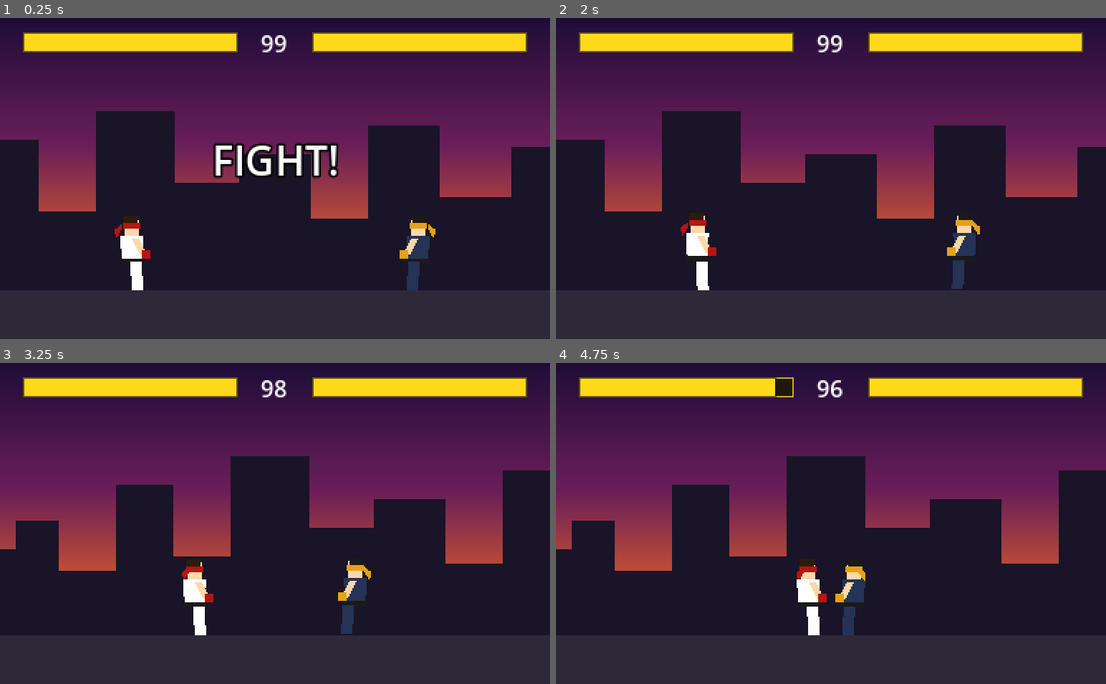
Above: before the commit, frames 1-4 (two rows, left to right).
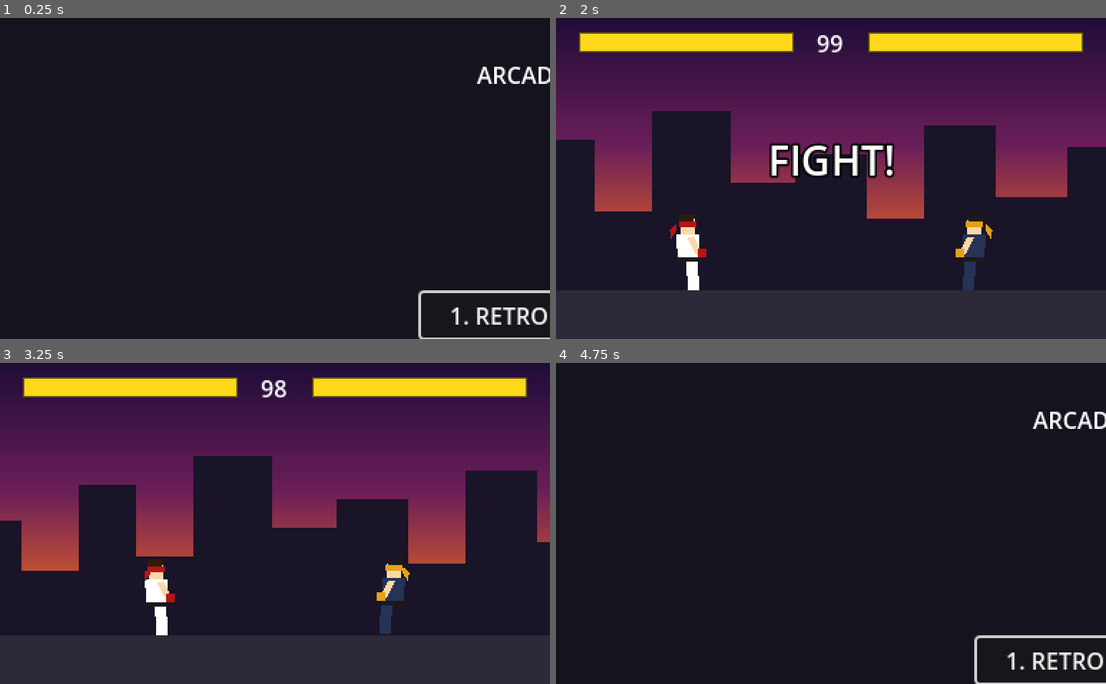
Above: after the commit, the same moments.

Repository: Antares1980/retro-fighter
Game: Godot game, scene res://scenes/Menu.tscn
Same seed, same stepped clock (60 frames per second), same inputs: the game is played once before the commit and once after it. Before the commit the project starts from res://scenes/Main.tscn. Sound files missing from this copy of the repository are replaced by a short silence.
Inputs (mouse positions are in pixels of both pictures, inside the frame that each line leads up to):
- Up to frame 1 (0.25 s): no input
- Up to frame 2 (2 s): tap Enter (ui_accept) at 0.5, 0.77, 0.8, 1.07 s; move the mouse to (952, 162) at 0.52 s; hold D (p1_right) 0.53-1.25 s; hold J (p1_punch) 0.53-1.25 s; click (952, 162) at 0.67 s; drag from (721, 194) to (974, 252) at 1.27 s
- Up to frame 3 (3.25 s): move the mouse to (330, 452) at 2.02 s; hold A (p1_left) 2.03-2.75 s; hold Enter (ui_accept) 2.03-2.75 s; tap L (p1_block) at 2.1 s; click (330, 452) at 2.17 s; drag from (247, 587) to (418, 584) at 2.77 s
- Up to frame 4 (4.75 s): move the mouse to (996, 571) at 3.52 s; hold D (p1_right) 3.53-4.25 s; hold J (p1_punch) 3.53-4.25 s; click (996, 571) at 3.67 s; tap Enter (ui_accept) at 3.77, 3.8, 4.07 s; tap Escape (ui_cancel) at 4.15 s; drag from (666, 475) to (853, 597) at 4.27 s

The runs differ from the first frame. In frame 1, 62% of the frame differs, in the area x 0-100%, y 0-100%; in frame 2, 6.5%; in frame 3, 15%; in frame 4, 64%.

Commit message:
feat: Arcade Hub Launcher & Game Selection Menu (Issue #31)

Diff:
--- a/project.godot
+++ b/project.godot
@@ -11,7 +11,7 @@
 [application]
 
 config/name="Retro Fighter"
-run/main_scene="res://scenes/Main.tscn"
+run/main_scene="res://scenes/Menu.tscn"
 config/features=PackedStringArray("4.3", "Forward Plus")
 
 [audio]
--- /dev/null
+++ b/scenes/Menu.tscn
@@ -0,0 +1,74 @@
+[gd_scene load_steps=3 format=3 uid="uid://c7m3nu8hub123"]
+
+[ext_resource type="Script" path="res://scripts/Menu.gd" id="1_menu"]
+[ext_resource type="AudioStream" uid="uid://bl1g7r0tq1ogg" path="res://audio/music/stage_theme.ogg" id="2_audio"]
+
+[node name="Menu" type="Control"]
+custom_minimum_size = Vector2(384, 224)
+layout_mode = 3
+anchors_preset = 15
+anchor_right = 1.0
+anchor_bottom = 1.0
+offset_right = 384.0
+offset_bottom = 224.0
+grow_horizontal = 2
+grow_vertical = 2
+script = ExtResource("1_menu")
+
+[node name="Background" type="ColorRect" parent="."]
+layout_mode = 1
+anchors_preset = 15
+anchor_right = 1.0
+anchor_bottom = 1.0
+grow_horizontal = 2
+grow_vertical = 2
+color = Color(0.08, 0.08, 0.12, 1)
+
+[node name="Title" type="Label" parent="."]
+layout_mode = 1
+anchors_preset = 10
+anchor_right = 1.0
+offset_top = 24.0
+offset_bottom = 56.0
+grow_horizontal = 2
+text = "ARCADE HUB"
+horizontal_alignment = 1
+vertical_alignment = 1
+
+[node name="VBoxContainer" type="VBoxContainer" parent="."]
+layout_mode = 1
+anchors_preset = 8
+anchor_left = 0.5
+anchor_top = 0.5
+anchor_right = 0.5
+anchor_bottom = 0.5
+offset_left = -90.0
+offset_top = -30.0
+offset_right = 90.0
+offset_bottom = 75.0
+grow_horizontal = 2
+grow_vertical = 2
+theme_override_constants/separation = 8
+
+[node name="RetroFighterButton" type="Button" parent="VBoxContainer"]
+layout_mode = 2
+focus_neighbor_bottom = NodePath("../QuitButton")
+focus_next = NodePath("../QuitButton")
+text = "1. RETRO FIGHTER"
+
+[node name="ComingSoonButton" type="Button" parent="VBoxContainer"]
+layout_mode = 2
+focus_mode = 0
+disabled = true
+text = "2. COMING SOON"
+
+[node name="QuitButton" type="Button" parent="VBoxContainer"]
+layout_mode = 2
+focus_neighbor_top = NodePath("../RetroFighterButton")
+focus_previous = NodePath("../RetroFighterButton")
+text = "3. QUIT"
+
+[node name="BGMPlayer" type="AudioStreamPlayer" parent="."]
+stream = ExtResource("2_audio")
+autoplay = false
+bus = &"Music"
--- a/scripts/Main.gd
+++ b/scripts/Main.gd
@@ -10,6 +10,7 @@
 
 signal round_ended(winner_id: int, reason: String)
 signal match_state_changed(old_state: MatchState, new_state: MatchState)
+signal return_to_menu_requested
 
 enum MatchState {
 	ROUND_INTRO,
@@ -35,6 +36,7 @@
 var last_winner_id: int = 0
 var last_reason: String = ""
 var ai_controller: Node = null
+var _returning_to_menu: bool = false
 
 @onready var p1: CharacterBody2D = $P1 if has_node("P1") else null
 @onready var p2: CharacterBody2D = $P2 if has_node("P2") else null
@@ -179,6 +181,26 @@
 func _on_round_started() -> void:
 	_start_bgm_immediate()
 
+func _unhandled_input(event: InputEvent) -> void:
+	if event.is_action_pressed("ui_cancel"):
+		return_to_menu()
+
+func return_to_menu() -> void:
+	if _returning_to_menu:
+		return
+	_returning_to_menu = true
+
+	if get_viewport():
+		get_viewport().set_input_as_handled()
+
+	if is_instance_valid(bgm_player):
+		bgm_player.stop()
+
+	return_to_menu_requested.emit()
+
+	if is_inside_tree() and get_tree() != null and get_tree().current_scene == self:
+		get_tree().change_scene_to_file("res://scenes/Menu.tscn")
+
 func _physics_process(delta: float) -> void:
 	step(delta)
 
--- /dev/null
+++ b/scripts/Menu.gd
@@ -0,0 +1,169 @@
+class_name Menu
+extends Control
+
+## Arcade Hub Launcher & Game Selection Menu.
+## Provides game selection, navigation, audio playback, and guarded transitions.
+
+signal game_selected(scene_path: String)
+signal quit_requested
+
+var _is_transitioning: bool = false
+
+@onready var btn_retro_fighter: Button = $VBoxContainer/RetroFighterButton if has_node("VBoxContainer/RetroFighterButton") else null
+@onready var btn_coming_soon: Button = $VBoxContainer/ComingSoonButton if has_node("VBoxContainer/ComingSoonButton") else null
+@onready var btn_quit: Button = $VBoxContainer/QuitButton if has_node("VBoxContainer/QuitButton") else null
+@onready var bgm_player: AudioStreamPlayer = $BGMPlayer if has_node("BGMPlayer") else null
+
+# Aliases for direct property access and specification compliance
+var RetroFighterButton: Button:
+	get:
+		if btn_retro_fighter == null:
+			_resolve_nodes()
+		return btn_retro_fighter
+
+var ComingSoonButton: Button:
+	get:
+		if btn_coming_soon == null:
+			_resolve_nodes()
+		return btn_coming_soon
+
+var QuitButton: Button:
+	get:
+		if btn_quit == null:
+			_resolve_nodes()
+		return btn_quit
+
+var BGMPlayer: AudioStreamPlayer:
+	get:
+		if bgm_player == null:
+			_resolve_nodes()
+		return bgm_player
+
+func _ready() -> void:
+	_resolve_nodes()
+	_start_bgm()
+	if is_instance_valid(btn_retro_fighter):
+		btn_retro_fighter.grab_focus()
+
+func _start_bgm() -> void:
+	_resolve_nodes()
+	if is_instance_valid(bgm_player) and bgm_player.is_inside_tree():
+		if not bgm_player.playing:
+			bgm_player.play()
+
+func _resolve_nodes() -> void:
+	if btn_retro_fighter == null:
+		btn_retro_fighter = get_node_or_null("VBoxContainer/RetroFighterButton")
+		if btn_retro_fighter == null:
+			btn_retro_fighter = get_node_or_null("RetroFighterButton")
+		if btn_retro_fighter == null:
+			btn_retro_fighter = get_node_or_null("VBoxContainer/btn_retro_fighter")
+		if btn_retro_fighter == null:
+			btn_retro_fighter = get_node_or_null("btn_retro_fighter")
+
+	if btn_coming_soon == null:
+		btn_coming_soon = get_node_or_null("VBoxContainer/ComingSoonButton")
+		if btn_coming_soon == null:
+			btn_coming_soon = get_node_or_null("ComingSoonButton")
+		if btn_coming_soon == null:
+			btn_coming_soon = get_node_or_null("VBoxContainer/btn_coming_soon")
+		if btn_coming_soon == null:
+			btn_coming_soon = get_node_or_null("btn_coming_soon")
+
+	if btn_quit == null:
+		btn_quit = get_node_or_null("VBoxContainer/QuitButton")
+		if btn_quit == null:
+			btn_quit = get_node_or_null("QuitButton")
+		if btn_quit == null:
+			btn_quit = get_node_or_null("VBoxContainer/btn_quit")
+		if btn_quit == null:
+			btn_quit = get_node_or_null("btn_quit")
+
+	if bgm_player == null:
+		bgm_player = get_node_or_null("BGMPlayer")
+
+	if is_instance_valid(btn_retro_fighter) and not btn_retro_fighter.pressed.is_connected(_on_retro_fighter_pressed):
+		btn_retro_fighter.pressed.connect(_on_retro_fighter_pressed)
+	if is_instance_valid(btn_quit) and not btn_quit.pressed.is_connected(_on_quit_pressed):
+		btn_quit.pressed.connect(_on_quit_pressed)
+
+func _unhandled_input(event: InputEvent) -> void:
+	if event.is_action_pressed("p1_down") or event.is_action_pressed("ui_down"):
+		_navigate_down()
+		if get_viewport():
+			get_viewport().set_input_as_handled()
+	elif event.is_action_pressed("p1_up") or event.is_action_pressed("ui_up"):
+		_navigate_up()
+		if get_viewport():
+			get_viewport().set_input_as_handled()
+	elif event.is_action_pressed("p1_punch") or event.is_action_pressed("ui_accept"):
+		_activate_focused_button()
+		if get_viewport():
+			get_viewport().set_input_as_handled()
+
+func _navigate_down() -> void:
+	_resolve_nodes()
+	if is_instance_valid(btn_retro_fighter) and btn_retro_fighter.has_focus():
+		if is_instance_valid(btn_quit):
+			btn_quit.grab_focus()
+	elif is_instance_valid(btn_quit) and btn_quit.has_focus():
+		if is_instance_valid(btn_retro_fighter):
+			btn_retro_fighter.grab_focus()
+	else:
+		if is_instance_valid(btn_quit):
+			btn_quit.grab_focus()
+		elif is_instance_valid(btn_retro_fighter):
+			btn_retro_fighter.grab_focus()
+
+func _navigate_up() -> void:
+	_resolve_nodes()
+	if is_instance_valid(btn_quit) and btn_quit.has_focus():
+		if is_instance_valid(btn_retro_fighter):
+			btn_retro_fighter.grab_focus()
+	elif is_instance_valid(btn_retro_fighter) and btn_retro_fighter.has_focus():
+		if is_instance_valid(btn_quit):
+			btn_quit.grab_focus()
+	else:
+		if is_instance_valid(btn_retro_fighter):
+			btn_retro_fighter.grab_focus()
+
+func _activate_focused_button() -> void:
+	_resolve_nodes()
+	if is_instance_valid(btn_quit) and btn_quit.has_focus():
+		_on_quit_pressed()
+	elif is_instance_valid(btn_retro_fighter) and btn_retro_fighter.has_focus():
+		_on_retro_fighter_pressed()
+	else:
+		_on_retro_fighter_pressed()
+
+func _on_retro_fighter_pressed() -> void:
+	launch_game("res://scenes/Main.tscn")
+
+func launch_game(scene_path: String = "res://scenes/Main.tscn") -> void:
+	if _is_transitioning:
+		return
+	_is_transitioning = true
+
+	if is_instance_valid(bgm_player):
+		bgm_player.stop()
+
+	game_selected.emit(scene_path)
+
+	if is_inside_tree() and get_tree() != null and (get_tree().current_scene == self or get_tree().current_scene == null):
+		get_tree().change_scene_to_file(scene_path)
+
+func _on_quit_pressed() -> void:
+	quit_game()
+
+func quit_game() -> void:
+	if _is_transitioning:
+		return
+	_is_transitioning = true
+
+	if is_instance_valid(bgm_player):
+		bgm_player.stop()
+
+	quit_requested.emit()
+
+	if is_inside_tree() and get_tree() != null and get_tree().current_scene == self:
+		get_tree().quit()
--- a/tests/test_engine_foundation.gd
+++ b/tests/test_engine_foundation.gd
@@ -186,7 +186,7 @@
 func test_main_scene_instantiation() -> void:
 	print("\nScenario: Main Scene Load and Instantiation (AC-11)")
 	var main_scene_path = ProjectSettings.get_setting("application/run/main_scene")
-	assert_equal(main_scene_path, "res://scenes/Main.tscn", "Main scene setting is res://scenes/Main.tscn")
+	assert_equal(main_scene_path, "res://scenes/Menu.tscn", "Main scene setting is res://scenes/Menu.tscn")
 	assert_true(ResourceLoader.exists(main_scene_path), "Main scene file exists")
 	var scene = load(main_scene_path) as PackedScene
 	assert_true(scene != null, "Main scene can be loaded as PackedScene")
--- /dev/null
+++ b/tests/test_menu.gd
@@ -0,0 +1,334 @@
+class_name TestMenu
+extends RefCounted
+
+## Automated Test Suite for Arcade Hub Launcher & Game Selection Menu.
+## Validates Menu scene layout, button navigation, signals, audio playback,
+## out-of-tree execution safety, and in-game return to menu across all match states.
+
+const MenuScene = preload("res://scenes/Menu.tscn")
+const MenuScript = preload("res://scripts/Menu.gd")
+const MainScene = preload("res://scenes/Main.tscn")
+const MainScript = preload("res://scripts/Main.gd")
+
+var passed: int = 0
+var failed: int = 0
+var tree: SceneTree = null
+
+func _init(p_tree: SceneTree = null) -> void:
+	if p_tree != null:
+		tree = p_tree
+	elif Engine.get_main_loop() is SceneTree:
+		tree = Engine.get_main_loop() as SceneTree
+
+func _get_tree() -> SceneTree:
+	if tree != null:
+		return tree
+	if Engine.get_main_loop() is SceneTree:
+		tree = Engine.get_main_loop() as SceneTree
+		return tree
+	return null
+
+func assert_true(condition: bool, message: String) -> void:
+	if condition:
+		passed += 1
+		print("  [PASS] %s" % message)
+	else:
+		failed += 1
+		printerr("  [FAIL] %s" % message)
+
+func assert_false(condition: bool, message: String) -> void:
+	assert_true(not condition, message)
+
+func assert_equal(actual, expected, message: String) -> void:
+	var matches: bool = false
+	if (typeof(actual) == TYPE_FLOAT or typeof(actual) == TYPE_INT) and (typeof(expected) == TYPE_FLOAT or typeof(expected) == TYPE_INT):
+		matches = is_equal_approx(float(actual), float(expected))
+	elif actual is Vector2 and expected is Vector2:
+		matches = (actual as Vector2).is_equal_approx(expected as Vector2)
+	elif actual is Color and expected is Color:
+		matches = (actual as Color).is_equal_approx(expected as Color)
+	else:
+		matches = (actual == expected)
+
+	if matches:
+		passed += 1
+		print("  [PASS] %s (got expected: %s)" % [message, str(expected)])
+	else:
+		failed += 1
+		printerr("  [FAIL] %s (expected: %s, got: %s)" % [message, str(expected), str(actual)])
+
+func run_all(p_tree: SceneTree = null) -> bool:
+	if p_tree != null:
+		tree = p_tree
+	elif tree == null:
+		tree = _get_tree()
+
+	print("\n=== Running Arcade Hub Launcher & Menu Tests ===")
+	test_scenario_1_default_boot_to_arcade_menu_hub()
+	test_scenario_2_launching_retro_fighter_from_menu()
+	test_scenario_3_returning_from_retro_fighter_to_menu()
+	test_scenario_4_placeholder_slot_integrity_and_navigation()
+	test_scenario_5_out_of_tree_execution_and_clean_bypass()
+
+	print("\n=== Menu Test Results: %d passed, %d failed ===" % [passed, failed])
+	return failed == 0
+
+func test_scenario_1_default_boot_to_arcade_menu_hub() -> void:
+	print("\nScenario 1: Default Boot to Arcade Menu Hub")
+	var main_scene_setting = ProjectSettings.get_setting("application/run/main_scene")
+	assert_equal(main_scene_setting, "res://scenes/Menu.tscn", "run/main_scene is res://scenes/Menu.tscn")
+
+	var menu = MenuScene.instantiate()
+	assert_true(menu != null, "scenes/Menu.tscn instantiates cleanly")
+	assert_true(menu is Control, "Menu root is Control")
+	assert_equal(menu.custom_minimum_size, Vector2(384, 224), "Menu custom_minimum_size is 384x224")
+
+	assert_true(menu.has_node("VBoxContainer"), "Menu contains VBoxContainer")
+	assert_true(menu.has_node("VBoxContainer/RetroFighterButton"), "Menu contains RetroFighterButton")
+	assert_true(menu.has_node("VBoxContainer/ComingSoonButton"), "Menu contains ComingSoonButton")
+	assert_true(menu.has_node("VBoxContainer/QuitButton"), "Menu contains QuitButton")
+
+	var btn_rf = menu.get_node("VBoxContainer/RetroFighterButton") as Button
+	var btn_cs = menu.get_node("VBoxContainer/ComingSoonButton") as Button
+	var btn_q = menu.get_node("VBoxContainer/QuitButton") as Button
+
+	assert_equal(btn_rf.text, "1. RETRO FIGHTER", "Option 1 text is '1. RETRO FIGHTER'")
+	assert_equal(btn_cs.text, "2. COMING SOON", "Slot 2 text is '2. COMING SOON'")
+	assert_equal(btn_q.text, "3. QUIT", "Option 3 text is '3. QUIT'")
+
+	assert_true(menu.has_node("BGMPlayer"), "Menu contains BGMPlayer node")
+	var bgm = menu.get_node("BGMPlayer") as AudioStreamPlayer
+	assert_true(bgm != null, "BGMPlayer is an AudioStreamPlayer")
+	assert_equal(bgm.bus, &"Music", "BGMPlayer is assigned to 'Music' bus")
+	assert_false(bgm.autoplay, "BGMPlayer autoplay is false")
+	assert_true(bgm.stream != null, "BGMPlayer has stream assigned")
+	if bgm.stream != null:
+		assert_true(bgm.stream.resource_path.ends_with("stage_theme.ogg"), "BGMPlayer assigned stage_theme.ogg")
+
+	var active_tree = _get_tree()
+	if active_tree != null:
+		active_tree.root.add_child(menu)
+		assert_true(menu.is_inside_tree(), "Menu is added to scene tree")
+		assert_true(menu.bgm_player.playing, "BGMPlayer plays stage_theme.ogg when added to scene tree")
+		menu.bgm_player.stop()
+		active_tree.root.remove_child(menu)
+
+	menu.free()
+
+func test_scenario_2_launching_retro_fighter_from_menu() -> void:
+	print("\nScenario 2: Launching Retro Fighter from Menu")
+	var active_tree = _get_tree()
+	if active_tree == null:
+		printerr("SceneTree not available for Scenario 2")
+		return
+
+	# Subtest 2a: Selection via p1_punch
+	var menu1 = MenuScene.instantiate()
+	active_tree.root.add_child(menu1)
+	assert_true(menu1.btn_retro_fighter.has_focus(), "Initial focus is placed on btn_retro_fighter")
+
+	var emitted_punch: Array = []
+	menu1.game_selected.connect(func(path: String): emitted_punch.append(path))
+
+	var ev_punch = InputEventAction.new()
+	ev_punch.action = "p1_punch"
+	ev_punch.pressed = true
+	menu1._unhandled_input(ev_punch)
+
+	assert_equal(emitted_punch.size(), 1, "p1_punch emits game_selected once")
+	if emitted_punch.size() > 0:
+		assert_equal(emitted_punch[0], "res://scenes/Main.tscn", "p1_punch emits game_selected('res://scenes/Main.tscn')")
+	active_tree.root.remove_child(menu1)
+	menu1.free()
+
+	# Subtest 2b: Selection via ui_accept
+	var menu2 = MenuScene.instantiate()
+	active_tree.root.add_child(menu2)
+	assert_true(menu2.btn_retro_fighter.has_focus(), "Initial focus is placed on btn_retro_fighter")
+
+	var emitted_accept: Array = []
+	menu2.game_selected.connect(func(path: String): emitted_accept.append(path))
+
+	var ev_accept = InputEventAction.new()
+	ev_accept.action = "ui_accept"
+	ev_accept.pressed = true
+	menu2._unhandled_input(ev_accept)
+
+	assert_equal(emitted_accept.size(), 1, "ui_accept emits game_selected once")
+	if emitted_accept.size() > 0:
+		assert_equal(emitted_accept[0], "res://scenes/Main.tscn", "ui_accept emits game_selected('res://scenes/Main.tscn')")
+	active_tree.root.remove_child(menu2)
+	menu2.free()
+
+	# Subtest 2c: Selection via mouse click (pressed signal)
+	var menu3 = MenuScene.instantiate()
+	active_tree.root.add_child(menu3)
+	var emitted_click: Array = []
+	menu3.game_selected.connect(func(path: String): emitted_click.append(path))
+
+	menu3.btn_retro_fighter.pressed.emit()
+	assert_equal(emitted_click.size(), 1, "Mouse click emits game_selected once")
+	if emitted_click.size() > 0:
+		assert_equal(emitted_click[0], "res://scenes/Main.tscn", "Mouse click emits game_selected('res://scenes/Main.tscn')")
+	active_tree.root.remove_child(menu3)
+	menu3.free()
+
+	# Subtest 2d: Target Main.tscn initialization & BGM contract
+	var main = MainScene.instantiate()
+	active_tree.root.add_child(main)
+	assert_equal(main.match_state, MainScript.MatchState.ROUND_INTRO, "Main.tscn initializes into ROUND_INTRO")
+	assert_true(main.bgm_player.stream.resource_path.ends_with("retro-fighter.ogg"), "Main.tscn assigned retro-fighter.ogg")
+	assert_true(main.bgm_player.playing, "Main BGMPlayer is playing during ROUND_INTRO")
+
+	main.step(1.5)
+	assert_equal(main.match_state, MainScript.MatchState.IN_ROUND, "Main transitioned to IN_ROUND")
+	assert_true(main.bgm_player.playing, "Main BGMPlayer is playing in IN_ROUND")
+
+	main.bgm_player.stop()
+	active_tree.root.remove_child(main)
+	main.free()
+
+func test_scenario_3_returning_from_retro_fighter_to_menu() -> void:
+	print("\nScenario 3: Returning from Retro Fighter to Menu Across Match States")
+	var active_tree = _get_tree()
+	if active_tree == null:
+		printerr("SceneTree not available for Scenario 3")
+		return
+
+	var states = [
+		{"state": MainScript.MatchState.ROUND_INTRO, "name": "ROUND_INTRO"},
+		{"state": MainScript.MatchState.IN_ROUND, "name": "IN_ROUND"},
+		{"state": MainScript.MatchState.ROUND_OVER, "name": "ROUND_OVER"},
+		{"state": MainScript.MatchState.RESET, "name": "RESET"}
+	]
+
+	for item in states:
+		var target_state = item["state"]
+		var state_name = item["name"]
+
+		var main = MainScene.instantiate()
+		active_tree.root.add_child(main)
+
+		if target_state == MainScript.MatchState.RESET:
+			main.match_state = MainScript.MatchState.RESET
+		else:
+			main.change_match_state(target_state, true)
+		assert_equal(main.match_state, target_state, "Main set to state %s" % state_name)
+
+		# Ensure bgm_player is playing before test
+		if is_instance_valid(main.bgm_player) and not main.bgm_player.playing:
+			main.bgm_player.play()
+
+		var return_emitted: Array = []
+		main.return_to_menu_requested.connect(func(): return_emitted.append(true))
+
+		var ev_cancel = InputEventAction.new()
+		ev_cancel.action = "ui_cancel"
+		ev_cancel.pressed = true
+
+		# First press: triggers return hook
+		main._unhandled_input(ev_cancel)
+		assert_equal(return_emitted.size(), 1, "[%s] return_to_menu_requested emitted exactly once" % state_name)
+		assert_false(main.bgm_player.playing, "[%s] bgm_player stopped immediately" % state_name)
+		assert_true(main._returning_to_menu, "[%s] _returning_to_menu guard flag is true" % state_name)
+
+		# Repeated press: one-shot guard blocks further transitions/emissions
+		main._unhandled_input(ev_cancel)
+		assert_equal(return_emitted.size(), 1, "[%s] One-shot guard prevents multiple return_to_menu_requested emissions" % state_name)
+
+		active_tree.root.remove_child(main)
+		main.free()
+
+func test_scenario_4_placeholder_slot_integrity_and_navigation() -> void:
+	print("\nScenario 4: Placeholder Slot Integrity & Navigation")
+	var active_tree = _get_tree()
+	if active_tree == null:
+		printerr("SceneTree not available for Scenario 4")
+		return
+
+	var menu = MenuScene.instantiate()
+	active_tree.root.add_child(menu)
+
+	# Verify ComingSoon properties
+	assert_true(menu.ComingSoonButton.disabled, "ComingSoonButton.disabled == true")
+	assert_equal(menu.ComingSoonButton.focus_mode, Control.FOCUS_NONE, "ComingSoonButton.focus_mode == Control.FOCUS_NONE")
+
+	# Initial focus on Retro Fighter
+	assert_true(menu.btn_retro_fighter.has_focus(), "Retro Fighter button has initial focus")
+
+	# Navigate down via p1_down
+	var ev_down = InputEventAction.new()
+	ev_down.action = "p1_down"
+	ev_down.pressed = true
+	menu._unhandled_input(ev_down)
+
+	assert_true(menu.btn_quit.has_focus(), "p1_down skips Coming Soon and focuses QuitButton")
+	assert_false(menu.ComingSoonButton.has_focus(), "ComingSoonButton is not focused on p1_down")
+
+	# Navigate up via p1_up
+	var ev_up = InputEventAction.new()
+	ev_up.action = "p1_up"
+	ev_up.pressed = true
+	menu._unhandled_input(ev_up)
+
+	assert_true(menu.btn_retro_fighter.has_focus(), "p1_up returns focus to RetroFighterButton")
+	assert_false(menu.ComingSoonButton.has_focus(), "ComingSoonButton is not focused on p1_up")
+
+	# Navigate down via ui_down
+	var ev_ui_down = InputEventAction.new()
+	ev_ui_down.action = "ui_down"
+	ev_ui_down.pressed = true
+	menu._unhandled_input(ev_ui_down)
+
+	assert_true(menu.btn_quit.has_focus(), "ui_down skips Coming Soon and focuses QuitButton")
+	assert_false(menu.ComingSoonButton.has_focus(), "ComingSoonButton is not focused on ui_down")
+
+	# Navigate up via ui_up
+	var ev_ui_up = InputEventAction.new()
+	ev_ui_up.action = "ui_up"
+	ev_ui_up.pressed = true
+	menu._unhandled_input(ev_ui_up)
+
+	assert_true(menu.btn_retro_fighter.has_focus(), "ui_up returns focus to RetroFighterButton")
+	assert_false(menu.ComingSoonButton.has_focus(), "ComingSoonButton is not focused on ui_up")
+
+	# Attempting to click ComingSoonButton does nothing
+	var game_emitted: Array = []
+	var quit_emitted: Array = []
+	menu.game_selected.connect(func(_p): game_emitted.append(true))
+	menu.quit_requested.connect(func(): quit_emitted.append(true))
+	menu.ComingSoonButton.pressed.emit()
+	assert_equal(game_emitted.size(), 0, "ComingSoonButton pressed does not emit game_selected")
+	assert_equal(quit_emitted.size(), 0, "ComingSoonButton pressed does not emit quit_requested")
+
+	active_tree.root.remove_child(menu)
+	menu.free()
+
+func test_scenario_5_out_of_tree_execution_and_clean_bypass() -> void:
+	print("\nScenario 5: Out-of-tree Execution & Clean Bypass")
+
+	# Out-of-tree launch_game cleanly bypasses change_scene_to_file
+	var menu_out_launch = MenuScene.instantiate()
+	assert_false(menu_out_launch.is_inside_tree(), "menu_out_launch is strictly outside scene tree")
+
+	var launch_result: Array = []
+	menu_out_launch.game_selected.connect(func(p: String): launch_result.append(p))
+	menu_out_launch.launch_game("res://scenes/Main.tscn")
+
+	assert_equal(launch_result.size(), 1, "launch_game emits game_selected once")
+	if launch_result.size() > 0:
+		assert_equal(launch_result[0], "res://scenes/Main.tscn", "launch_game emits game_selected out-of-tree without crashes")
+	assert_true(menu_out_launch._is_transitioning, "menu_out_launch _is_transitioning guard flag is set")
+	menu_out_launch.free()
+
+	# Out-of-tree quit_game cleanly bypasses get_tree().quit()
+	var menu_out_quit = MenuScene.instantiate()
+	assert_false(menu_out_quit.is_inside_tree(), "menu_out_quit is strictly outside scene tree")
+
+	var quit_result: Array = []
+	menu_out_quit.quit_requested.connect(func(): quit_result.append(true))
+	menu_out_quit.quit_game()
+
+	assert_equal(quit_result.size(), 1, "quit_game emits quit_requested out-of-tree without crashes")
+	assert_true(menu_out_quit._is_transitioning, "menu_out_quit _is_transitioning guard flag is set")
+	menu_out_quit.free()
--- a/tests/test_runner.gd
+++ b/tests/test_runner.gd
@@ -25,7 +25,10 @@
 	var test_audio_orchestrator = load("res://tests/test_audio_orchestrator.gd").new(self)
 	var success_audio_orchestrator: bool = test_audio_orchestrator.run_all(self)
 
-	if success_foundation and success_hitbox and success_fighter and success_camera and success_orchestrator and success_ai_controller and success_audio and success_audio_orchestrator:
+	var test_menu = load("res://tests/test_menu.gd").new(self)
+	var success_menu: bool = test_menu.run_all(self)
+
+	if success_foundation and success_hitbox and success_fighter and success_camera and success_orchestrator and success_ai_controller and success_audio and success_audio_orchestrator and success_menu:
 		print("\n[ALL TESTS PASSED SUCCESSFULLY]")
 		quit(0)
 	else:
--- a/tests/test_stage_hud_orchestrator.gd
+++ b/tests/test_stage_hud_orchestrator.gd
@@ -350,9 +350,9 @@
 func test_ac11_standalone_launch_readiness() -> void:
 	print("\nScenario: AC-11 - Standalone Launch Readiness")
 	var main_scene_setting = ProjectSettings.get_setting("application/run/main_scene")
-	assert_equal(main_scene_setting, "res://scenes/Main.tscn", "Main scene is res://scenes/Main.tscn")
-
-	var packed = load(main_scene_setting) as PackedScene
+	assert_equal(main_scene_setting, "res://scenes/Menu.tscn", "Main scene is res://scenes/Menu.tscn")
+
+	var packed = load("res://scenes/Main.tscn") as PackedScene
 	assert_true(packed != null, "scenes/Main.tscn loads as PackedScene")
 
 	var instance = packed.instantiate()
Not shown, changed: CHANGELOG.md
